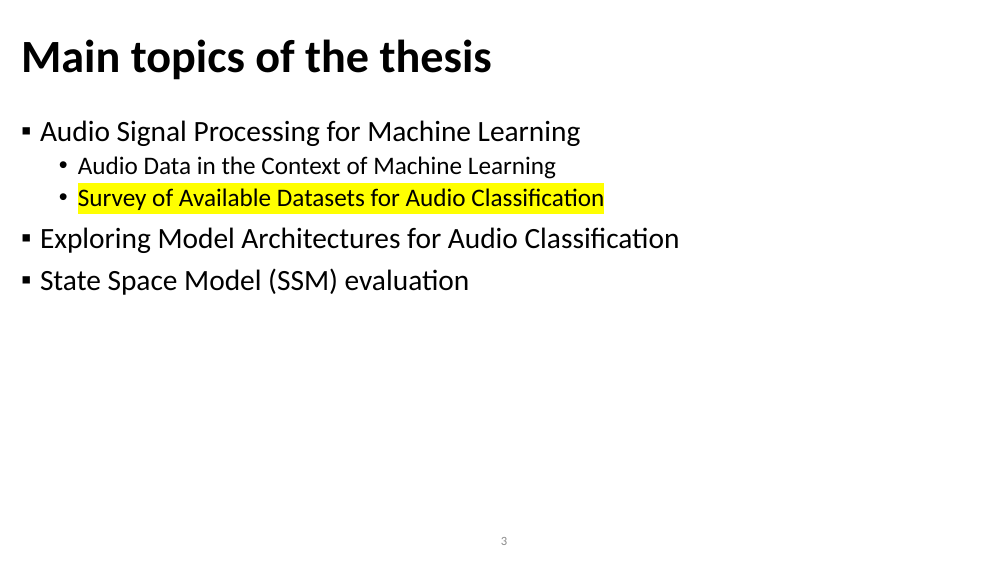
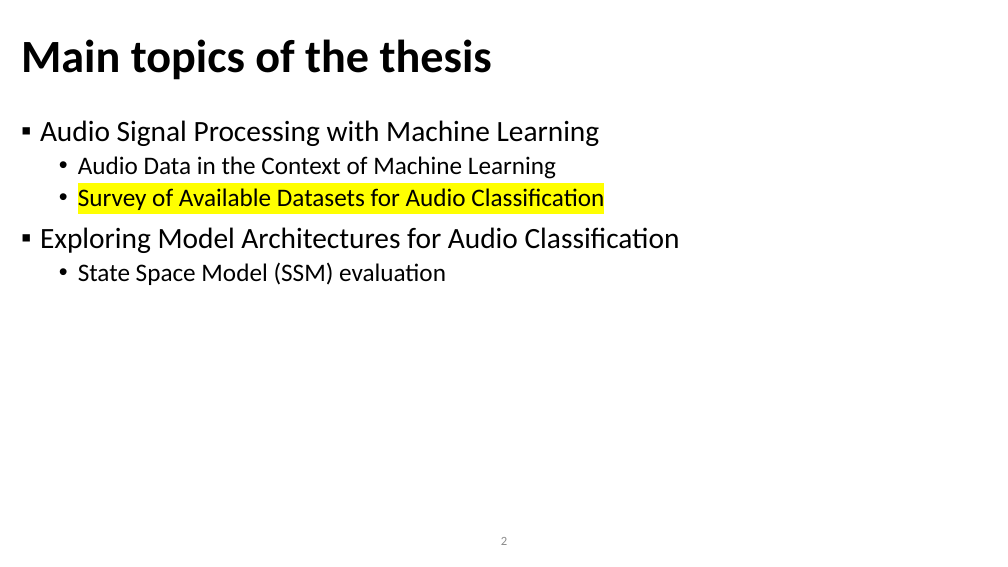
Before and after one commit to lookinALX/Data_Science_and_Co_TU_Wien, a slide deck: slide 2 of BA/datasets_survey_presentation.pptx (slide 3 before the commit). Drawn at 1008x567 pixels with LibreOffice and Linux fonts; fonts in the diff are those of the drawing; background and template pictures are left out. Boxes give left, top, right and bottom in pixels: in the first picture for what was removed or moved away, otherwise in the second. Text is boxed around its words. In the diff, an @@ line names an element or a change of style, - is before the commit and + after.

```diff
--- a/BA/datasets_survey_presentation.pptx
+++ b/BA/datasets_survey_presentation.pptx
@@ text at (40, 120, 600, 146): text changed @@
-▪ Audio Signal Processing for Machine Learning
+▪ Audio Signal Processing with Machine Learning
@@ text at (78, 262, 446, 285): size 28 to 24 pt in "State Space Model (SSM) evaluation"; bullet ▪ to •; list level 1 to 2 in "State Space Model (SSM) evaluation" @@
```
Also in this commit, not shown: 6 other slides changed, 1 slide removed.
